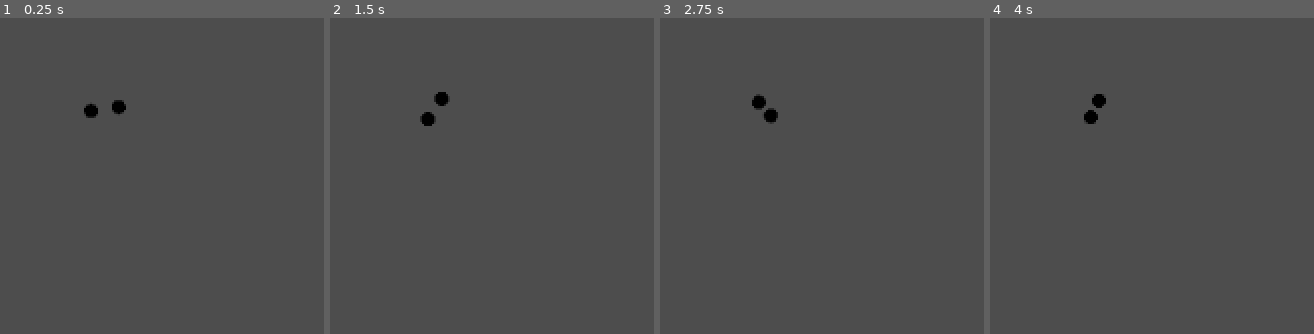
Above: before the commit, frames 1-4 (left to right).
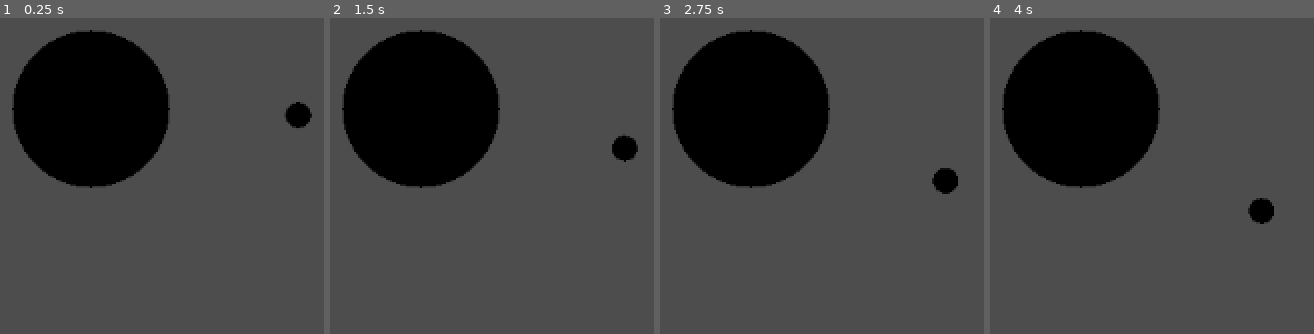
Above: after the commit, the same moments.

Repository: DarkLegend001/Space-Simulator
Game: Godot game, scene res://main/main.tscn
Two runs of this game, one before a commit and one after it. Both use one fixed random seed, a clock stepped at 60 frames per second and the inputs below.
Inputs:
- Up to frame 1 (0.25 s): no input
- Up to frame 2 (1.5 s): no input
- Up to frame 3 (2.75 s): tap Enter at 2 s
- Up to frame 4 (4 s): no input

The runs differ from the first frame. In frame 1, 19% of the frame differs, in the area x 3-97%, y 3-54%; in frame 2, 19%; in frame 3, 19%; in frame 4, 19%.

Commit message:
add sun and earth to test, it works

Diff:
--- a/controller/simulation_controller.gd
+++ b/controller/simulation_controller.gd
@@ -1,18 +1,20 @@
 class_name SimulationController extends Node
 
 var simulation: Simulation
-var timesteps_per_second = 60
+# timesteps per frame
+@export var speed := 30
 var renderer = preload("res://rendering/celestial_body_renderer.tscn")
 
 # Called when the node enters the scene tree for the first time.
 func _ready() -> void:
 	simulation = Simulation.new()
-	spawn_celestial_body(Vector3(100, 0, 0), Vector3(0, 0, 0.5), 1e12, 25)
-	spawn_celestial_body(Vector3.ZERO, Vector3(0, 0, -0.5), 1e12, 25)
+	spawn_celestial_body(Vector3(0, 0, 0), Vector3(0, 0, 0), 1.98842e30, 39570000)
+	spawn_celestial_body(Vector3(1.49598e11, 0, 0), Vector3(0, 0, -29780), 5.97219e24, 6371008.4)
 
 # Called every frame. 'delta' is the elapsed time since the previous frame.
 func _process(delta: float) -> void:
-	simulation.update()
+	for i in range(0, speed):
+		simulation.update()
 
 func spawn_celestial_body(pos: Vector3, vel: Vector3, mass: float, radius: float):
 	var body = CelestialBody.new(pos, vel, Vector3.ZERO, mass, radius)
--- a/data/globals.gd
+++ b/data/globals.gd
@@ -1,5 +1,5 @@
 extends Node
 
 # Defines how many metres corresponds with one position unit of Godot
-@export var distance_scale: int = 5
-@export var size_scale: int = 5
+@export var distance_scale: int = 1e9
+@export var size_scale: int = 7e5
--- a/rendering/celestial_body_renderer.gd
+++ b/rendering/celestial_body_renderer.gd
@@ -6,7 +6,7 @@
 # Called every frame. 'delta' is the elapsed time since the previous frame.
 func _process(delta):
 	if (body):
-		position = Vector2(body.pos.x / Globals.distance_scale, -body.pos.z / Globals.size_scale)
+		position = Vector2(body.pos.x / Globals.distance_scale, -body.pos.z / Globals.distance_scale)
 		queue_redraw()
 
 
--- a/simulation/physics_calculator.gd
+++ b/simulation/physics_calculator.gd
@@ -14,6 +14,7 @@
 	for body in bodies:
 		body.vel += 0.5 * (body.accel + body.accel_old) * timestep
 
+
 func calc_vel(body, timestep):
 	return body.vel_half + 0.5 * body.accel * timestep
 
--- a/simulation/simulation.gd
+++ b/simulation/simulation.gd
@@ -10,7 +10,7 @@
 
 
 func _init():
-	timestep = 1
+	timestep = 360
 	totalTime = 0
 	celestial_bodies = Array()
 	calculator = PhysicsCalculator.new()
